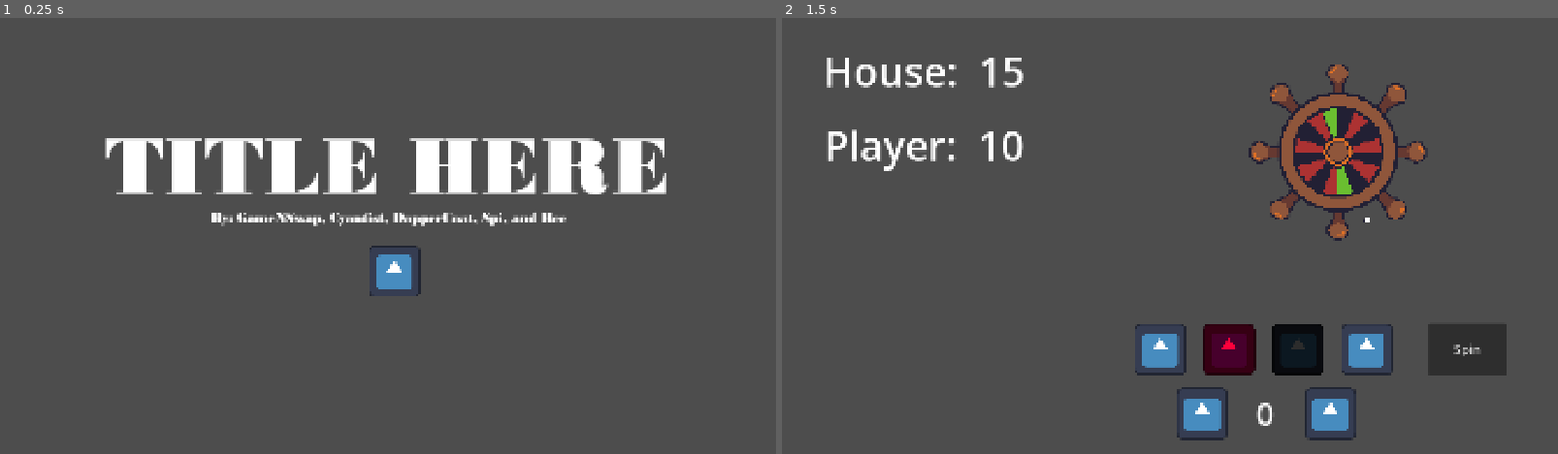
Above: before the commit, frames 1-2 (left to right).
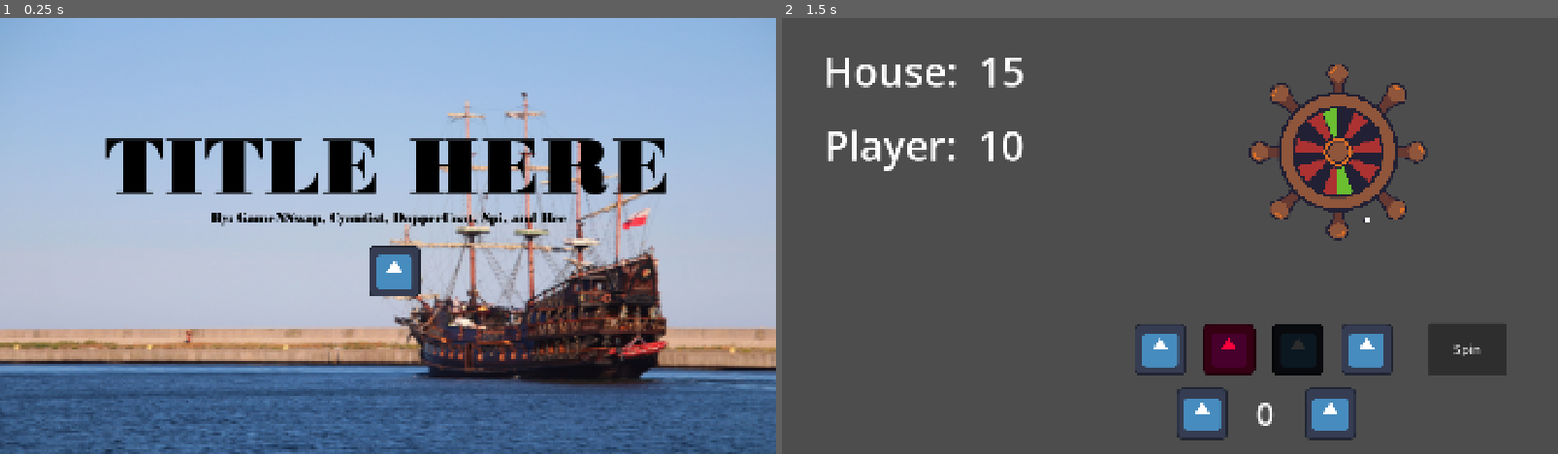
Above: after the commit, the same moments.

Repository: DapperCoat/The-Very-Serious-Game-Jam---Team-Bitato
Game: Godot game, scene res://Scenes/intro.tscn
Two runs of this game, one before a commit and one after it. Both use one fixed random seed, a clock stepped at 60 frames per second and the inputs below. This scene is started directly instead of the project's main scene. The engine's default icon, where the game draws it, is replaced by a stand-in: a white triangle on a blue panel in a dark square.
Inputs (mouse positions are in pixels of both pictures, inside the frame that each line leads up to):
- Up to frame 1 (0.25 s): no input
- Up to frame 2 (1.5 s): click (1177, 270) at 0.5 s; click (1162, 349) at 1.25 s

The runs differ from the first frame. In frame 1, 98% of the frame differs, in the area x 0-100%, y 0-100%; in frame 2, nothing differs.

Commit message:
Added Backgrounds for intro

Diff:
--- a/Scenes/intro.tscn
+++ b/Scenes/intro.tscn
@@ -3,14 +3,17 @@
 [ext_resource type="Texture2D" uid="uid://cpnp83rmnnio2" path="res://icon.svg" id="1_b226h"]
 [ext_resource type="Script" uid="uid://cw0d7u0rnyxsr" path="res://Scripts/intro.gd" id="1_duh1u"]
 [ext_resource type="FontFile" uid="uid://bfh3qvucf53mx" path="res://Assets/Fonts/Bodoni MT Black.ttf" id="2_alxvg"]
+[ext_resource type="Texture2D" uid="uid://dyfb10u1xfth7" path="res://Assets/QuickBG2.png" id="2_geirw"]
 
 [sub_resource type="LabelSettings" id="LabelSettings_11i6w"]
 font = ExtResource("2_alxvg")
 font_size = 200
+font_color = Color(0, 0, 0, 1)
 
 [sub_resource type="LabelSettings" id="LabelSettings_bbj2o"]
 font = ExtResource("2_alxvg")
 font_size = 33
+font_color = Color(0, 0, 0, 1)
 
 [node name="Intro" type="Node2D" unique_id=1762816506]
 script = ExtResource("1_duh1u")
@@ -23,6 +26,17 @@
 anchors_preset = 0
 offset_right = 40.0
 offset_bottom = 40.0
+
+[node name="TextureRect" type="TextureRect" parent="UI" unique_id=496847916]
+layout_mode = 1
+anchors_preset = -1
+anchor_left = -0.6
+anchor_top = -0.4
+anchor_right = 48.600002
+anchor_bottom = 28.000002
+offset_right = -0.00012207031
+offset_bottom = -0.00012207031
+texture = ExtResource("2_geirw")
 
 [node name="Title" type="Label" parent="UI" unique_id=7274268]
 layout_mode = 1
Binary file added: Assets/QuickBG2.png
Not shown, added: Assets/QuickBG2.png.import
